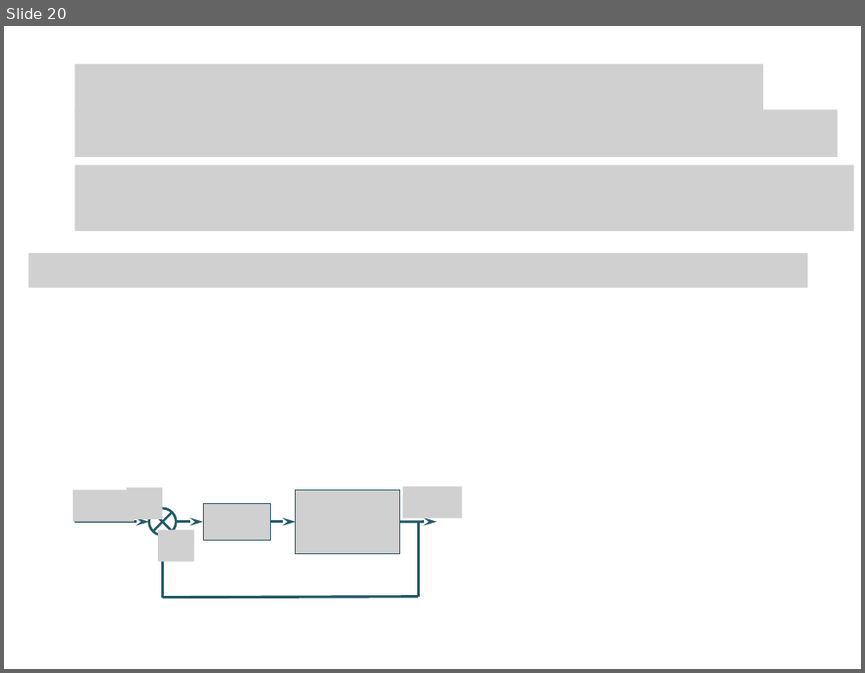
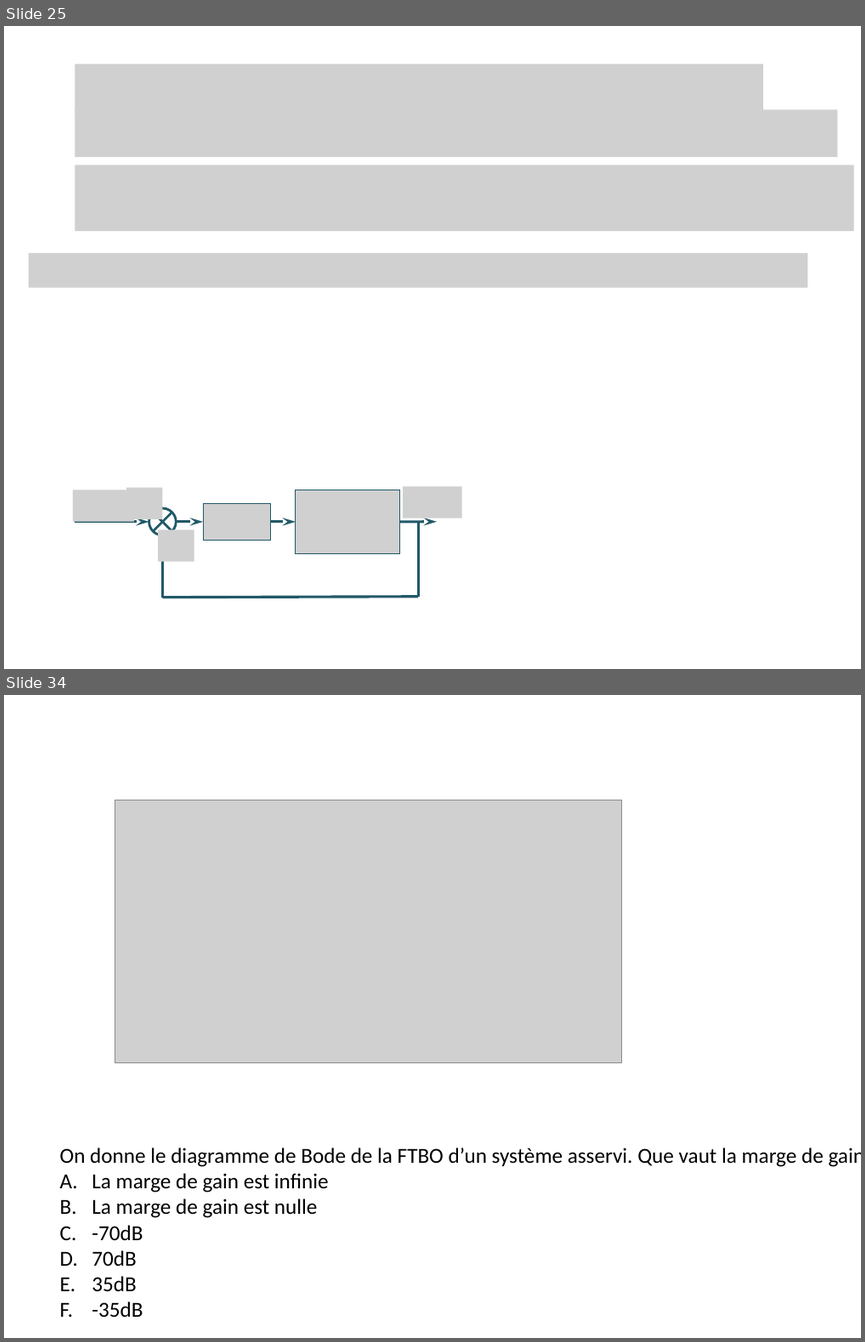
Before and after one commit to xpessoles/Cy_01_PSI_ModelisationLinNonLin, a slide deck: QCM/QCM.pptx. Shown one above the other, each under a label of ours: slide 20 before the commit, slides 25 and 34 after it; the slides between them are not shown. The pictures are 865x673 and 865x1342 pixels, drawn with LibreOffice and Linux fonts; fonts in the diff are those of the drawing; grey boxes stand for pictures. Boxes give left, top, right and bottom in pixels: in the first picture for what was removed or moved away, otherwise in the second. Text is boxed around its words. In the diff, an @@ line names an element or a change of style, - is before the commit and + after.

```diff
--- a/QCM/QCM.pptx
+++ b/QCM/QCM.pptx
@@ slide 34 added at <box>4,695,861,1338</box>, background #FFFFFF @@
@@ picture added at <box>115,800,622,1062</box> @@
@@ text added at <box>60,1147,861,1316</box>, 18 pt, text #000000 @@
+On donne le diagramme de Bode de la FTBO d’un système asservi. Que vaut la marge de gain
+A. La marge de gain est infinie
+B. La marge de gain est nulle
+C. -70dB
+D. 70dB
+E. 35dB
+F. -35dB
@@ what was slide 20 is now slide 25 @@
```
Also in this commit, not shown: 20 other slides added, 1 other file.
